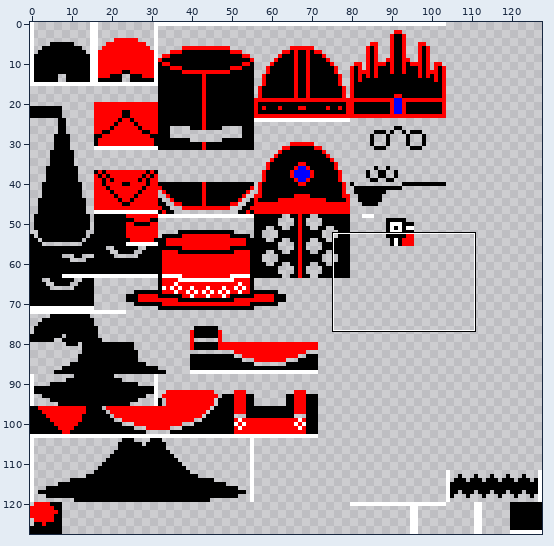
Two versions of one sprite sheet, resources/sprites/clothes.png. Above: a wide view before the commit, with the close-up outlined.
Close-up. Before the edit:
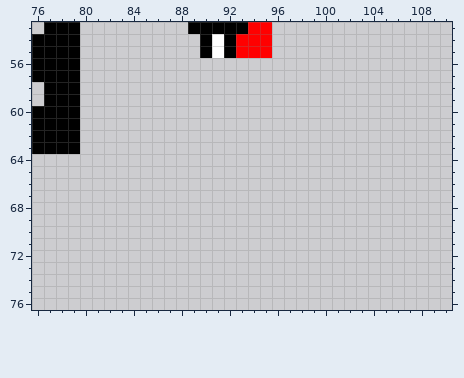
The file is 128x128 pixels. Shown: x 76..110, y 53..76.
Once edited:
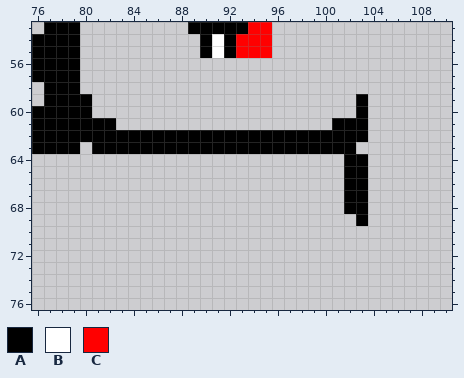
Palette (. is transparent): A #000000  B #ffffff  C #ff0000
What changed:
y 59..60: x 80 . -> A; x 103 . -> A
y 61: x 80..82 ... -> AAA; x 101..103 ... -> AAA
y 62: x 80..103 ........................ -> AAAAAAAAAAAAAAAAAAAAAAAA
y 63: x 81..102 ...................... -> AAAAAAAAAAAAAAAAAAAAAA
y 64..68: x 102..103 .. -> AA
y 69: x 103 . -> A
